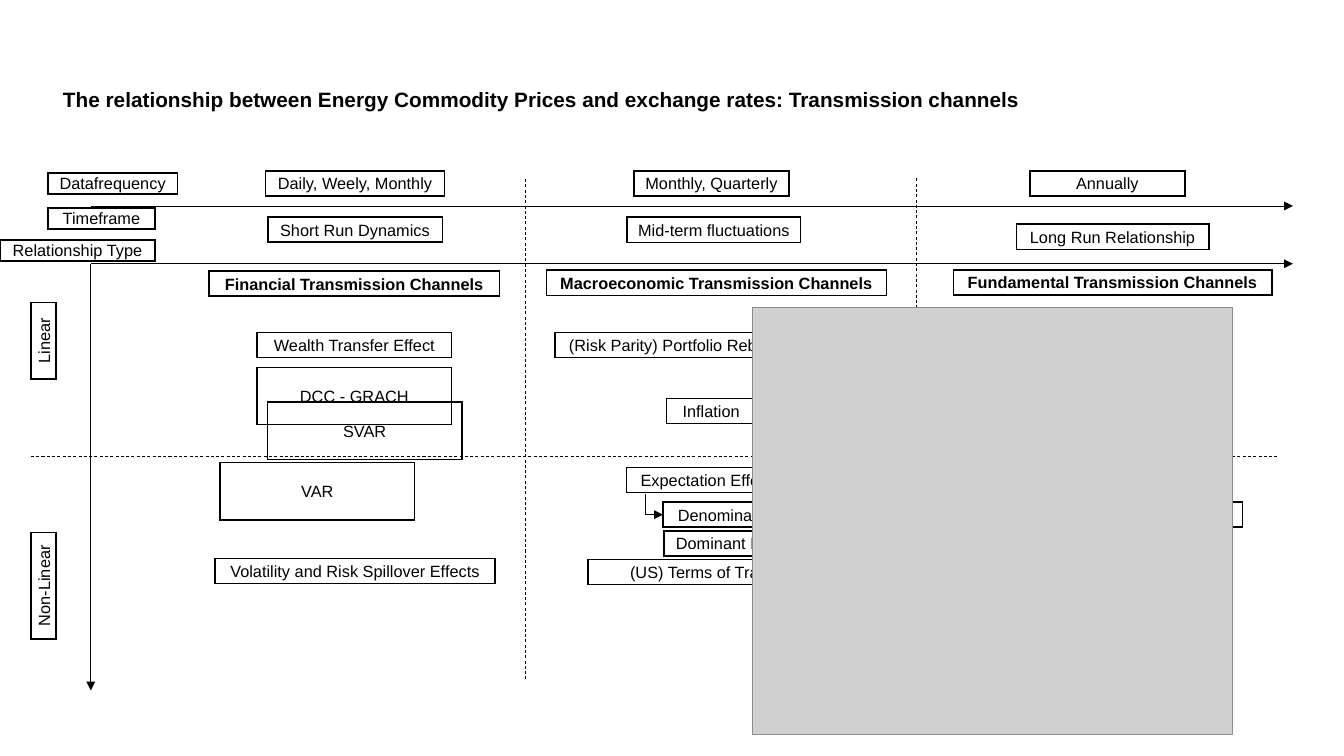
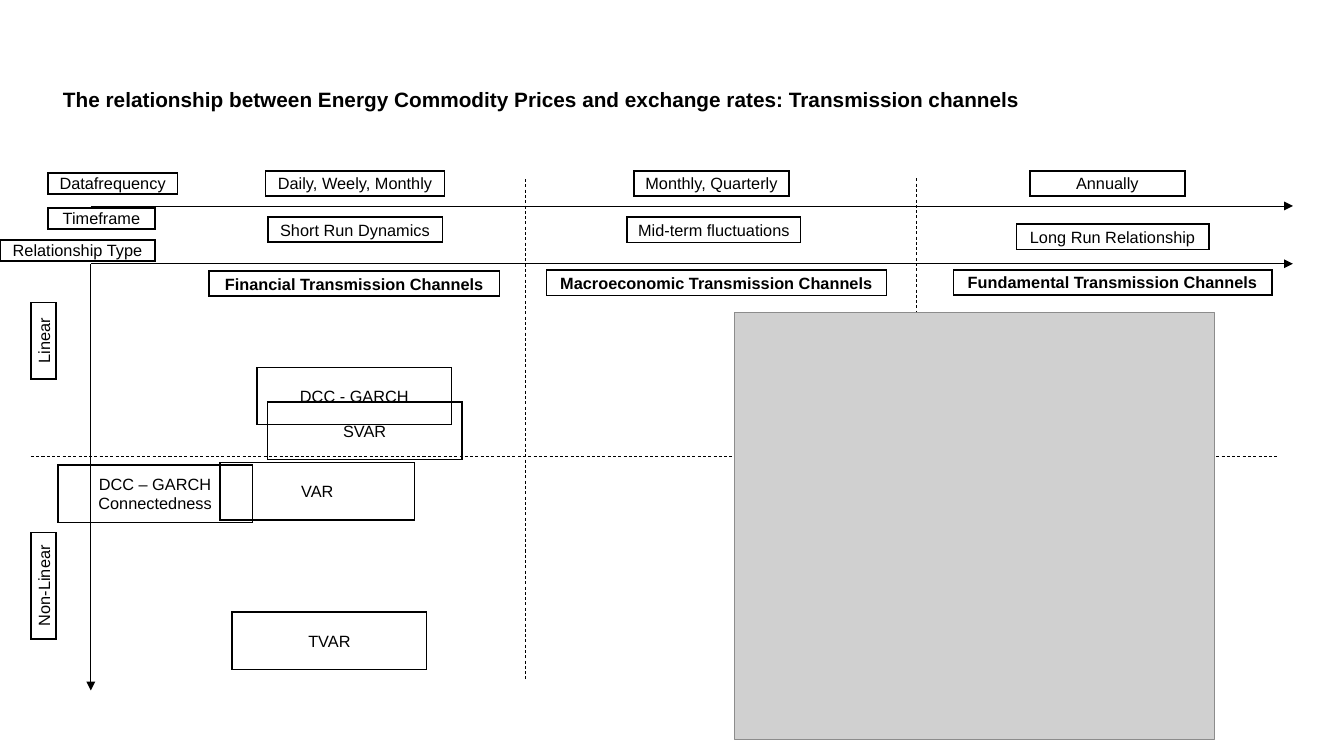
Before and after one commit to RobertHennings/Seminar, a slide deck: slide 13 of reports/presentation_pptx_version/PPTX_WiSo_Template.pptx. Drawn at 1344x756 pixels with LibreOffice and Linux fonts; fonts in the diff are those of the drawing; grey boxes stand for pictures; background and template pictures are left out. Boxes give left, top, right and bottom in pixels: in the first picture for what was removed or moved away, otherwise in the second. Text is boxed around its words. In the diff, an @@ line names an element or a change of style, - is before the commit and + after.

```diff
--- a/reports/presentation_pptx_version/PPTX_WiSo_Template.pptx
+++ b/reports/presentation_pptx_version/PPTX_WiSo_Template.pptx
@@ picture: place and size @@
-picture at <box>753,307,1233,734</box>
+picture at <box>735,313,1215,739</box>
@@ rectangle removed at <box>257,333,451,358</box> @@
-Wealth Transfer Effect
@@ rectangle removed at <box>555,333,878,358</box> @@
-(Risk Parity) Portfolio Rebalancing Effect
@@ text in rectangle at <box>300,390,409,403</box>: text changed @@
-DCC - GRACH
+DCC - GARCH
@@ rectangle removed at <box>667,399,756,425</box> @@
-Inflation
@@ rectangle added at <box>58,465,252,523</box>, outline #000000 1 pt, 11 pt, text #000000 @@
+DCC – GARCH Connectedness
@@ rectangle removed at <box>627,467,795,493</box> @@
-Expectation Effects
@@ elbow arrow removed from (645, 494) to (662, 514) @@
@@ rectangle removed at <box>662,502,839,528</box> @@
-Denomination Effect
@@ rectangle removed at <box>1055,502,1243,528</box> @@
-Commodity Currencies
@@ rectangle removed at <box>663,531,858,557</box> @@
-Dominant Pricing Effect
@@ rectangle removed at <box>215,558,496,583</box> @@
-Volatility and Risk Spillover Effects
@@ rectangle removed at <box>588,560,865,586</box> @@
-(US) Terms of Trade Effect
@@ rectangle added at <box>233,612,427,670</box>, outline #000000 1 pt, 11 pt, text #000000 @@
+TVAR
```
Also in this commit, not shown: 3 other slides changed, 21 other files.
